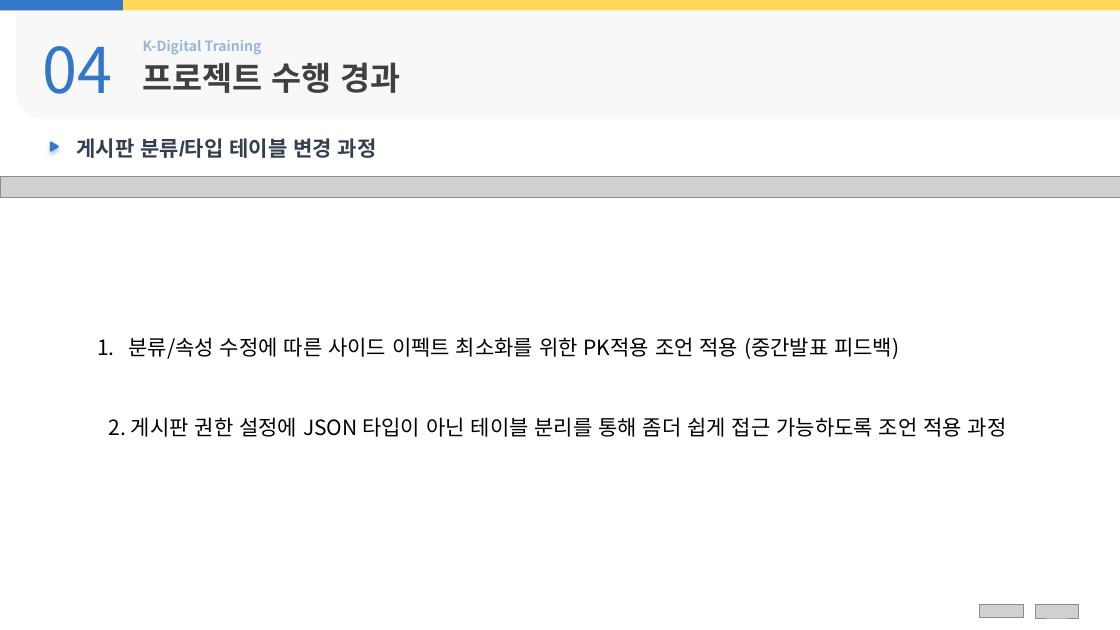
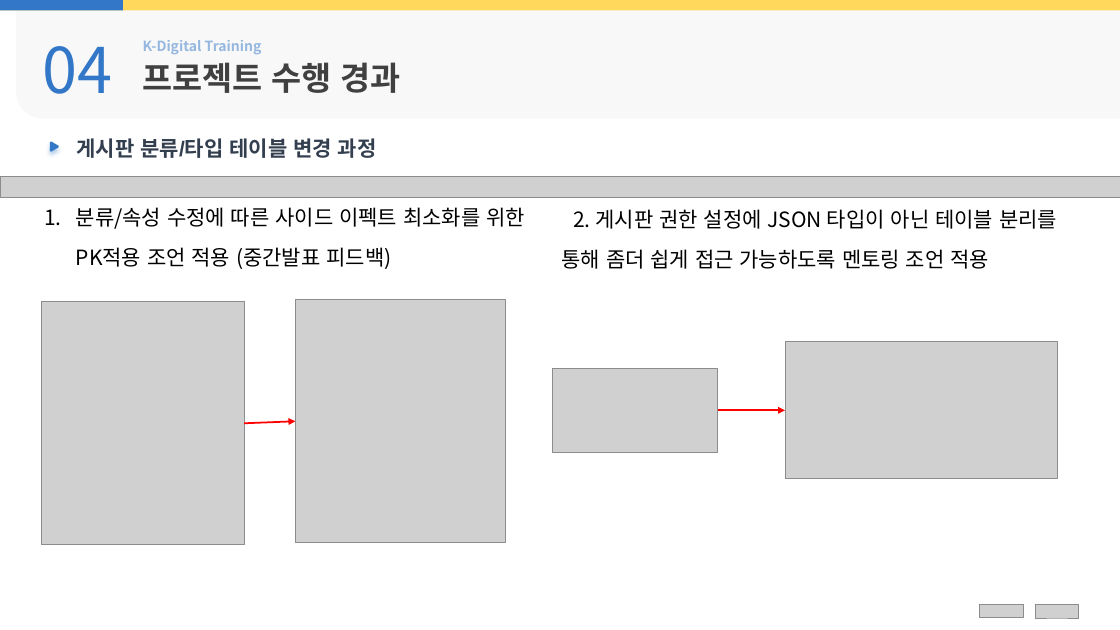
Before and after one commit to juhyeonjong2/EzenCompany, a slide deck: slide 13 of Documents/8. 발표/3. KDT 결과보고서/결과보고서_B팀(클라우드 기반 Spring Framework를 활용한 기업 커뮤니티 시스템).pptx. Drawn at 1120x630 pixels with LibreOffice and Linux fonts; fonts in the diff are those of the drawing; grey boxes stand for pictures; background and template pictures are left out. Boxes give left, top, right and bottom in pixels: in the first picture for what was removed or moved away, otherwise in the second. Text is boxed around its words. In the diff, an @@ line names an element or a change of style, - is before the commit and + after.

```diff
--- a/Documents/8. 발표/3. KDT 결과보고서/결과보고서_B팀(클라우드 기반 Spring Framework를 활용한 기업 커뮤니티 시스템).pptx
+++ b/Documents/8. 발표/3. KDT 결과보고서/결과보고서_B팀(클라우드 기반 Spring Framework를 활용한 기업 커뮤니티 시스템).pptx
@@ text "분류/속성 수정에 따른 사이드 이펙트 ...": place and size @@
-text "분류/속성 수정에 따른 사이드 이펙트 ..." at [109, 337, 1007, 437]
+text "분류/속성 수정에 따른 사이드 이펙트 ..." at [76, 207, 525, 269]
@@ text added at [562, 209, 1057, 269], 18 pt, text #000000 @@
+2. 게시판 권한 설정에 JSON 타입이 아닌 테이블 분리를 통해 좀더 쉽게 접근 가능하도록 멘토링 조언 적용
@@ picture added at [41, 302, 244, 544] @@
@@ picture added at [296, 300, 506, 543] @@
@@ picture added at [786, 342, 1058, 479] @@
@@ picture added at [553, 368, 718, 452] @@
@@ text at [109, 417, 1007, 437]: paragraph removed @@
-2. 게시판 권한 설정에 JSON 타입이 아닌 테이블 분리를 통해 좀더 쉽게 접근 가능하도록 조언 적용 과정
@@ arrow added from (718, 411) to (786, 411), #FF0000 1.5 pt @@
@@ arrow added from (245, 423) to (296, 422), #FF0000 1.5 pt @@
```
Also in this commit, not shown: 6 other slides changed.
